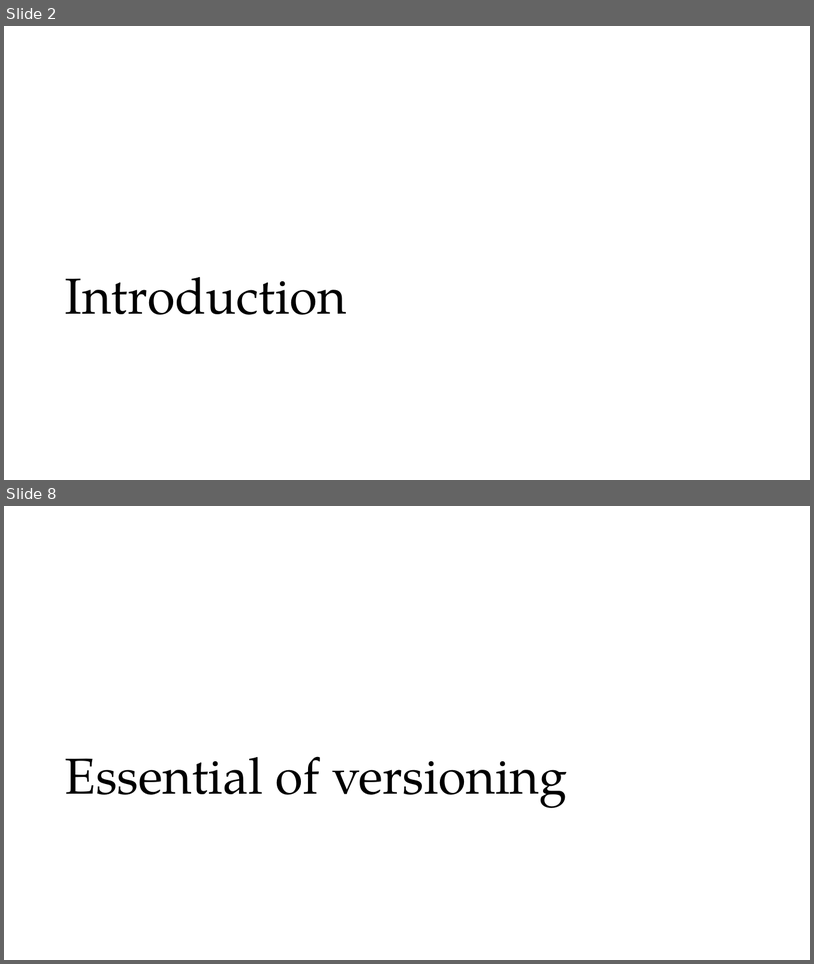
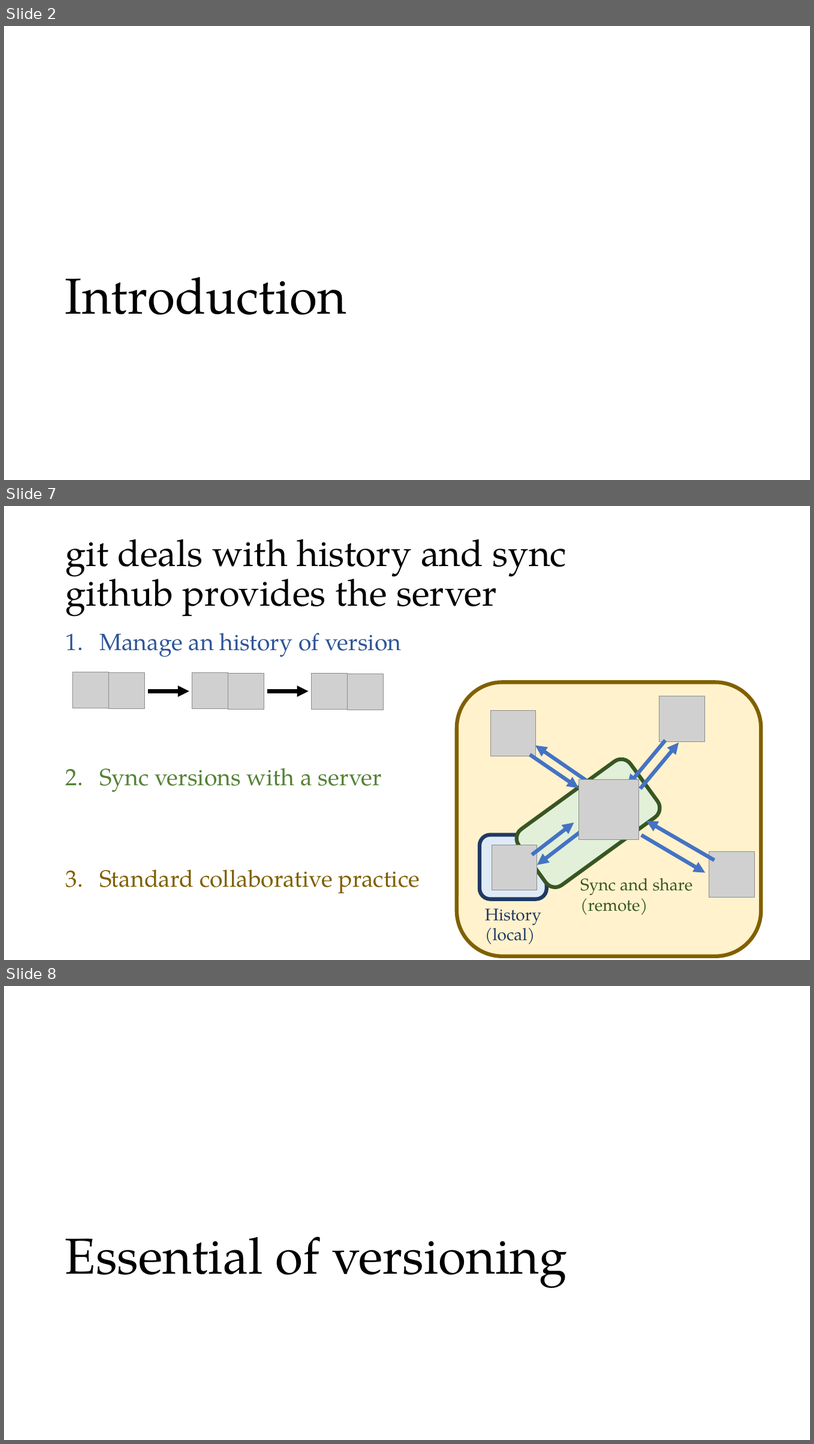
Before and after one commit to Kolaru/GitEssentials, a slide deck: git_workshop.pptx. Shown one above the other, each under a label of ours: slides 2 and 8 before the commit, slides 2, 7 and 8 after it; the slides between them are not shown. The pictures are 814x964 and 814x1444 pixels, drawn with LibreOffice and Linux fonts; fonts in the diff are those of the drawing; grey boxes stand for pictures. Boxes give left, top, right and bottom in pixels: in the first picture for what was removed or moved away, otherwise in the second. Text is boxed around its words. In the diff, an @@ line names an element or a change of style, - is before the commit and + after.

```diff
--- a/git_workshop.pptx
+++ b/git_workshop.pptx
@@ slide 7 added at (4,506,810,960), background #FFFFFF @@
@@ title added at (65,539,567,616), 44 pt, text #000000 @@
+git deals with history and sync
+github provides the server
@@ text added at (99,633,420,893), 28 pt, text #806000 @@
+1. Manage an history of version
+2. Sync versions with a server
+3. Standard collaborative practice
@@ rounded rectangle added at (457,682,761,956), fill #FFF2CC, outline #806000 4.5 pt @@
@@ group added at (73,672,384,711): 6 pictures, 2 arrows @@
@@ rounded rectangle added at (512,754,665,892), fill #E2F0D9, outline #385723 4.5 pt @@
@@ group added at (491,696,755,897): 8 arrows, 5 pictures @@
@@ rounded rectangle added at (480,834,547,898), fill #DEEBF7, outline #203864 4.5 pt @@
@@ text added at (581,872,693,915), 20 pt, text #385723 @@
+Sync and share
+(remote)
@@ text added at (485,908,542,944), 20 pt, text #203864 @@
+History
+(local)
```
Also in this commit, not shown: 8 slides changed.
